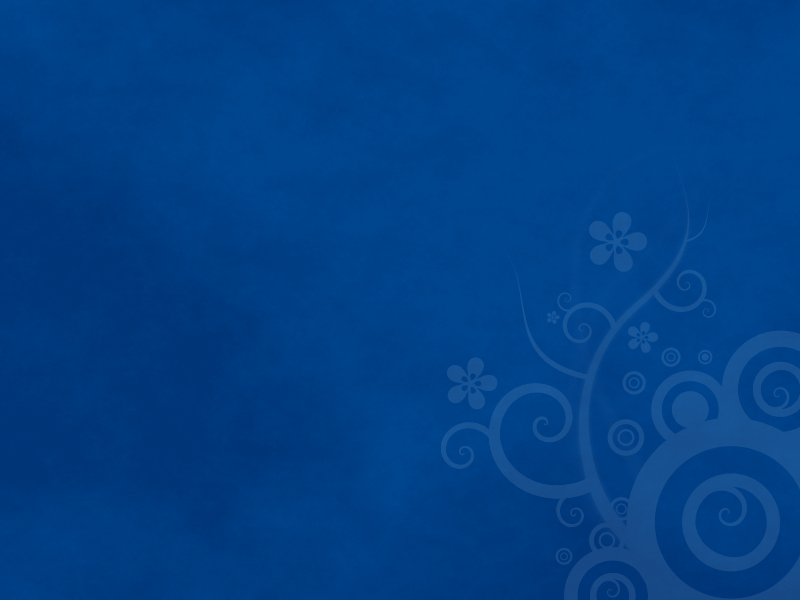
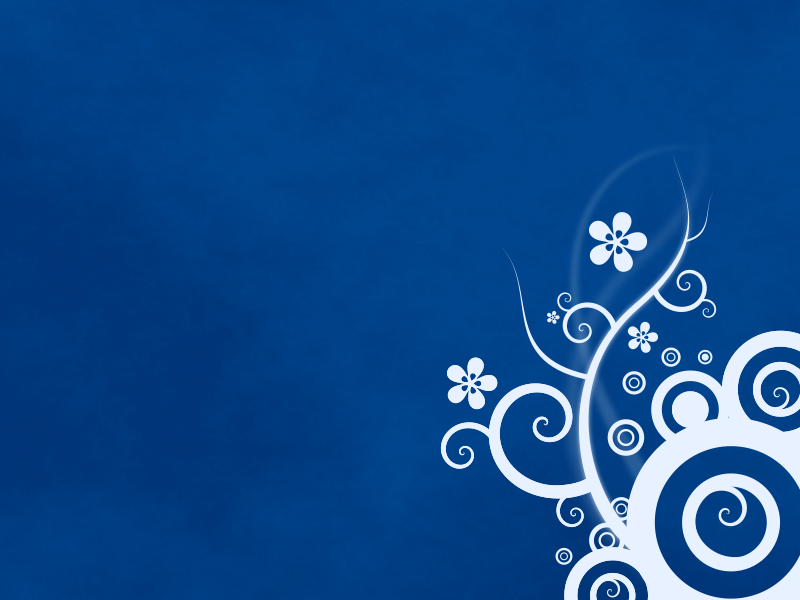
Before/after of a 800 × 600 layered artwork. What changed in the layer stack:
"800x600.svg": opacity 10% → 100%, painted on it over [440, 134, 800, 600]
